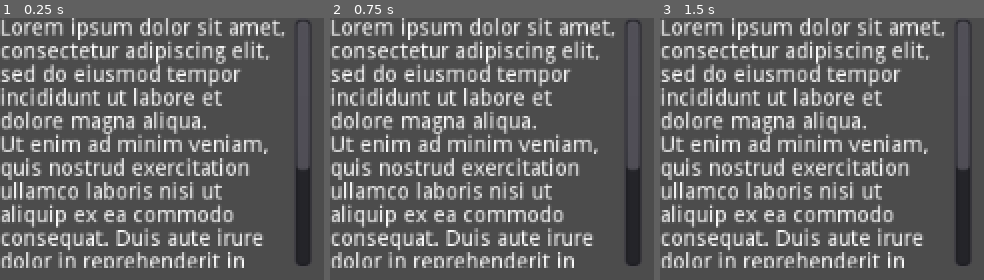
Above: before the commit, frames 1-3 (left to right).
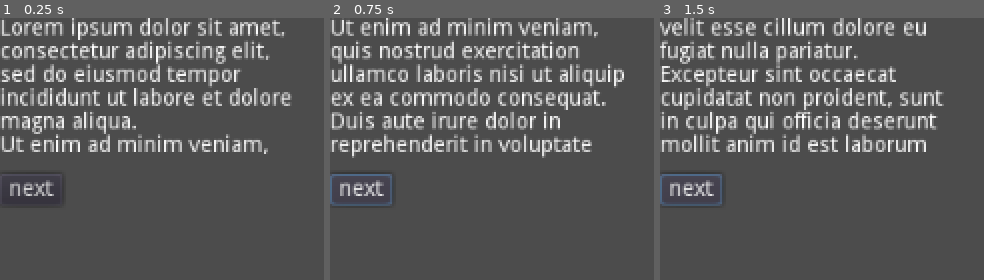
Above: after the commit, the same moments.

Repository: rafaelcastrocouto/RichTextLabel
Game: Godot game, scene res://Control.tscn
Same seed, same stepped clock (60 frames per second), same inputs: the game is played once before the commit and once after it.
Inputs (mouse positions are in pixels of both pictures, inside the frame that each line leads up to):
- Up to frame 1 (0.25 s): no input
- Up to frame 2 (0.75 s): click (362, 188) at 0.5 s, where only the run after the commit has a clickable "next"
- Up to frame 3 (1.5 s): click (692, 188) at 1.25 s, where only the run after the commit has a clickable "next"

The runs differ from the first frame. In frame 1, 16% of the frame differs, in the area x 0-96%, y 0-96%; in frame 2, 31%; in frame 3, 31%.

Commit message:
scroll

Diff:
--- a/AutoText.gd
+++ /dev/null
@@ -1,21 +0,0 @@
-extends Control
-
-
-export var text = """Lorem ipsum dolor sit amet, consectetur adipiscing elit, sed do eiusmod tempor incididunt ut labore et dolore magna aliqua.
-Ut enim ad minim veniam, quis nostrud exercitation ullamco laboris nisi ut aliquip ex ea commodo consequat. Duis aute irure dolor in reprehenderit in voluptate velit esse cillum dolore eu fugiat nulla pariatur.
-Excepteur sint occaecat cupidatat non proident, sunt in culpa qui officia deserunt mollit anim id est laborum"""
-
-func _ready():
-	var split = splitText(text, 15)
-	print(split)
-	pass
-
-func splitText(text, length):
-	# todo: support BBcode
-	var text_length = text.length()
-	var parts = floor(length / text_length)
-	var array = []
-	for n in range(parts):
-		var part = text.substr(n, length)
-		array.append(part)
-	return array
--- a/Control.tscn
+++ b/Control.tscn
@@ -1,7 +1,15 @@
-[gd_scene load_steps=3 format=2]
+[gd_scene load_steps=4 format=2]
 
 [ext_resource path="res://RichTextLabel.gd" type="Script" id=1]
-[ext_resource path="res://AutoText.gd" type="Script" id=2]
+
+[sub_resource type="StyleBoxEmpty" id=1]
+
+[sub_resource type="Theme" id=2]
+VScrollBar/styles/grabber = SubResource( 1 )
+VScrollBar/styles/grabber_highlight = SubResource( 1 )
+VScrollBar/styles/grabber_pressed = SubResource( 1 )
+VScrollBar/styles/scroll = SubResource( 1 )
+VScrollBar/styles/scroll_focus = SubResource( 1 )
 
 [node name="Control" type="Control"]
 anchor_right = 1.0
@@ -9,14 +17,17 @@
 
 [node name="RichTextLabel" type="RichTextLabel" parent="."]
 margin_right = 200.0
-margin_bottom = 160.0
+margin_bottom = 90.0
+theme = SubResource( 2 )
 text = "Lorem ipsum dolor sit amet, consectetur adipiscing elit, sed do eiusmod tempor incididunt ut labore et dolore magna aliqua.
 Ut enim ad minim veniam, quis nostrud exercitation ullamco laboris nisi ut aliquip ex ea commodo consequat. Duis aute irure dolor in reprehenderit in voluptate velit esse cillum dolore eu fugiat nulla pariatur.
 Excepteur sint occaecat cupidatat non proident, sunt in culpa qui officia deserunt mollit anim id est laborum"
 script = ExtResource( 1 )
 
-[node name="AutoText" type="Control" parent="."]
-margin_left = 210.0
-margin_right = 410.0
-margin_bottom = 160.0
-script = ExtResource( 2 )
+[node name="Button" type="Button" parent="."]
+margin_top = 100.0
+margin_right = 40.0
+margin_bottom = 120.0
+text = "next"
+
+[connection signal="pressed" from="Button" to="RichTextLabel" method="_on_Button_pressed"]
--- a/RichTextLabel.gd
+++ b/RichTextLabel.gd
@@ -6,4 +6,10 @@
 	print( get_visible_line_count(), " visible_lines" )
 	print( get_total_character_count(), " total_characters" )
 	print( self.visible_characters, " visible_characters" )
-	print( self.percent_visible, " percent_visible")
+	print( self.percent_visible*100, " percent_visible")
+
+var current_line = 0
+
+func _on_Button_pressed():
+	current_line += 1
+	scroll_to_line(current_line)
